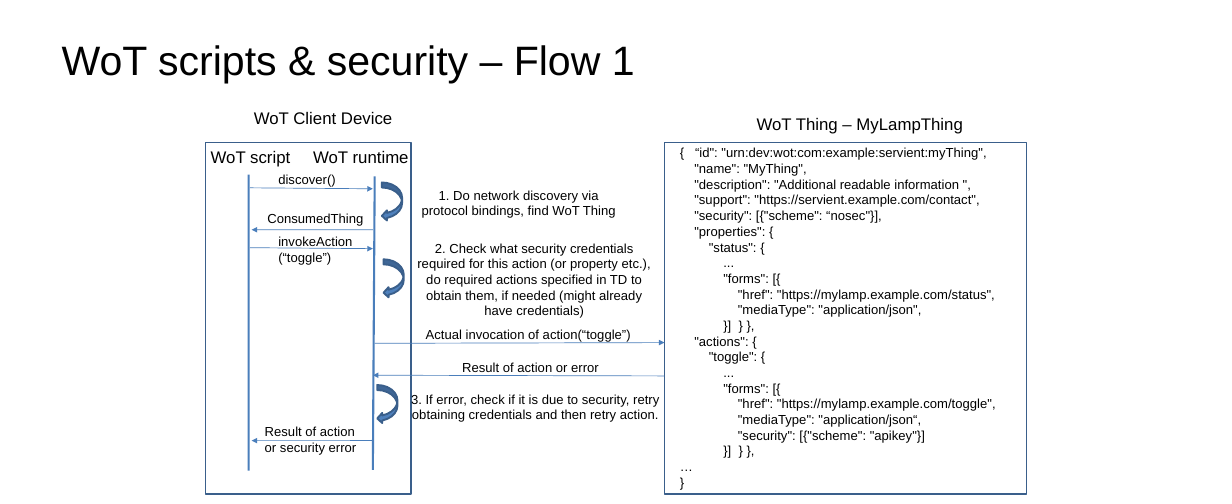
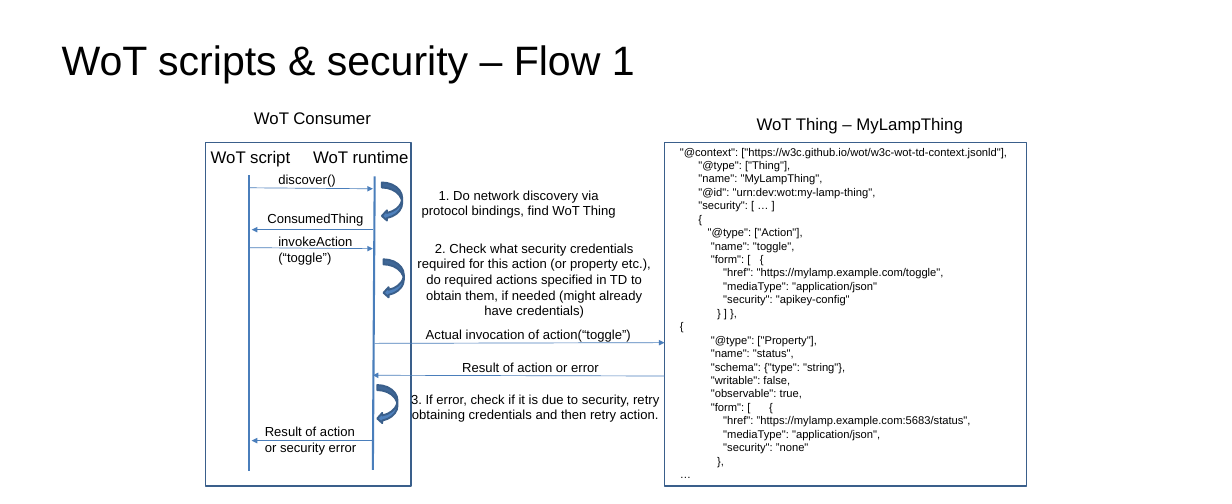
Before and after one commit to w3c/wot-security, a slide deck: slide 9 of images/Security_scenarios.pptx. Drawn at 1232x504 pixels with LibreOffice and Linux fonts; fonts in the diff are those of the drawing. Boxes give left, top, right and bottom in pixels: in the first picture for what was removed or moved away, otherwise in the second. Text is boxed around its words. In the diff, an @@ line names an element or a change of style, - is before the commit and + after.

```diff
--- a/images/Security_scenarios.pptx
+++ b/images/Security_scenarios.pptx
@@ text at (x1=254, y1=112, x2=370, y2=124): text changed @@
-WoT Client Device
+WoT Consumer
@@ rectangle resized from (x1=206, y1=142, x2=411, y2=494) to (x1=206, y1=142, x2=411, y2=486) @@
@@ rectangle resized from (x1=665, y1=142, x2=1026, y2=494) to (x1=665, y1=142, x2=1026, y2=486) @@
@@ text at (x1=680, y1=148, x2=1007, y2=454): paragraph removed @@
-}
@@ text at (x1=680, y1=148, x2=1007, y2=427): text changed; size 14 to 12 pt @@
-{ “id": "urn:dev:wot:com:example:servient:myThing",
-"name": "MyThing",
-"description": "Additional readable information ",
-"support": "https://servient.example.com/contact",
-"security": [{"scheme": “nosec"}],
-"properties": {
-"status": {
-...
-"forms": [{
-"href": "https://mylamp.example.com/status",
+"@context": ["https://w3c.github.io/wot/w3c-wot-td-context.jsonld"],
+"@type": ["Thing"],
+"name": "MyLampThing",
+"@id": "urn:dev:wot:my-lamp-thing",
+"security": [ … ]
+{
+"@type": ["Action"],
+"name": "toggle",
+"form": [ {
+"href": "https://mylamp.example.com/toggle",
+"mediaType": "application/json"
+"security": "apikey-config"
+} ] },
+{
+"@type": ["Property"],
+"name": "status",
+"schema": {"type": "string"},
+"writable": false,
+"observable": true,
+"form": [ {
+"href": ”https://mylamp.example.com:5683/status",
@@ freeform shape removed at (x1=252, y1=230, x2=373, y2=230) @@
@@ freeform shape removed at (x1=375, y1=343, x2=665, y2=343) @@
@@ freeform shape removed at (x1=373, y1=375, x2=665, y2=376) @@
@@ freeform shape removed at (x1=252, y1=441, x2=373, y2=441) @@
@@ group added at (x1=252, y1=230, x2=665, y2=441): 4 arrows @@
@@ text at (x1=723, y1=443, x2=809, y2=454): text changed; size 14 to 12 pt @@
-}] } },
-"actions": {
-"toggle": {
-...
-"forms": [{
-"href": "https://mylamp.example.com/toggle",
-"mediaType": "application/json“,
-"security": [{"scheme": "apikey"}]
-}] } },
+"security": ”none"
+},
@@ text at (x1=723, y1=430, x2=880, y2=440): size 14 to 12 pt in ""mediaType": "application/json",", "…" @@
```
Also in this commit, not shown: 8 other slides changed, 9 other files.
